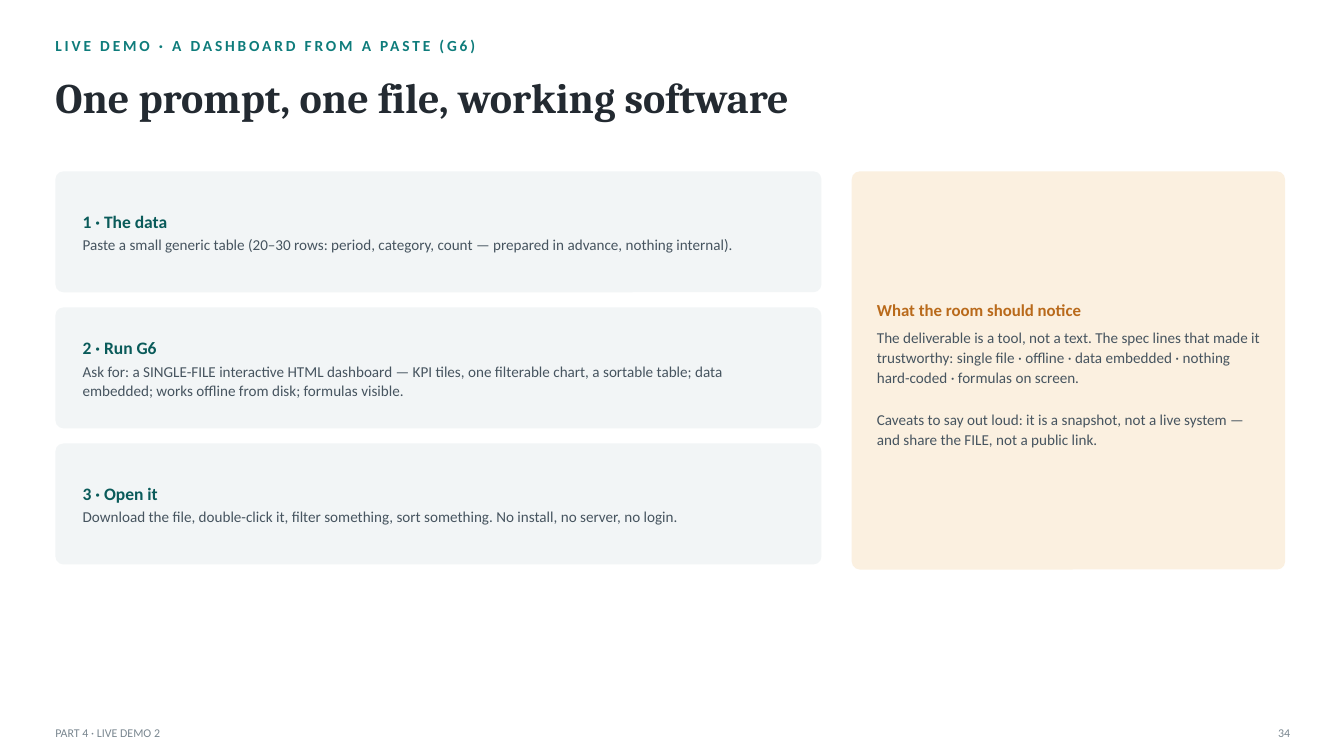
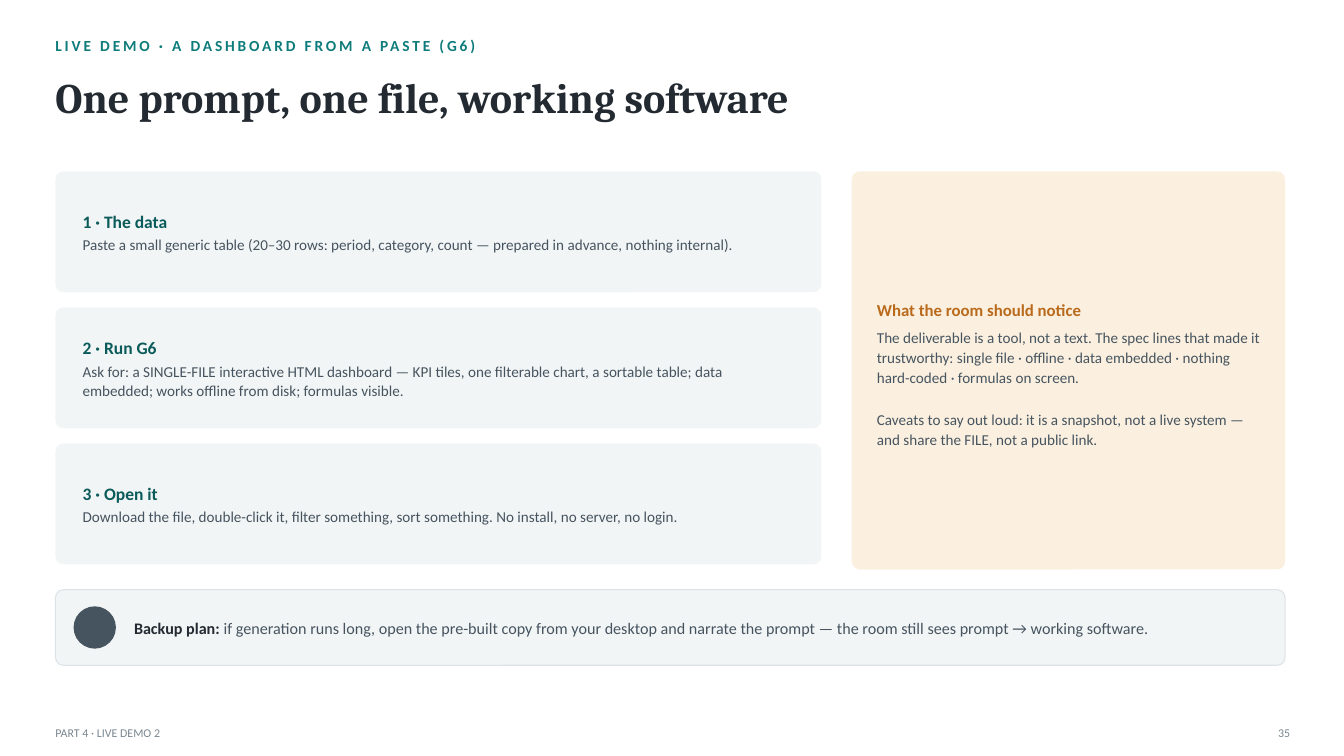
Before and after one commit to naviero1/Claude-Works, a slide deck: slide 35 of ai-training-prompt-engineering/deliverables/From_Prompts_to_Agents_Training.pptx (slide 34 before the commit). Drawn at 1344x756 pixels with LibreOffice and Linux fonts; fonts in the diff are those of the drawing; background and template pictures are left out. Boxes give left, top, right and bottom in pixels: in the first picture for what was removed or moved away, otherwise in the second. Text is boxed around its words. In the diff, an @@ line names an element or a change of style, - is before the commit and + after.

```diff
--- a/ai-training-prompt-engineering/deliverables/From_Prompts_to_Agents_Training.pptx
+++ b/ai-training-prompt-engineering/deliverables/From_Prompts_to_Agents_Training.pptx
@@ rounded rectangle added at [55,590,1286,665], fill #F2F5F6, outline #DCE3E6 0.75 pt @@
@@ ellipse added at [74,606,116,648], fill #46545F @@
@@ text added at [134,622,1148,637], 11.5 pt, text #46545F @@
+Backup plan: if generation runs long, open the pre-built copy from your desktop and narrate the prompt — the room still sees prompt → working software.
@@ text at [1278,729,1290,737]: text changed @@
-34
+35
```
Also in this commit, not shown: 38 other slides changed, 1 slide added, 10 other files.
